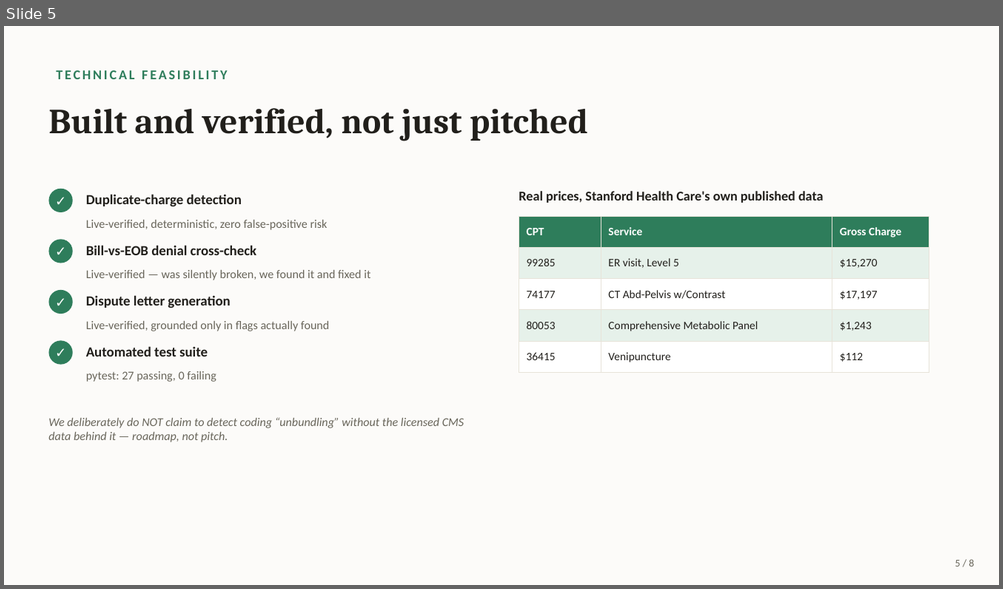
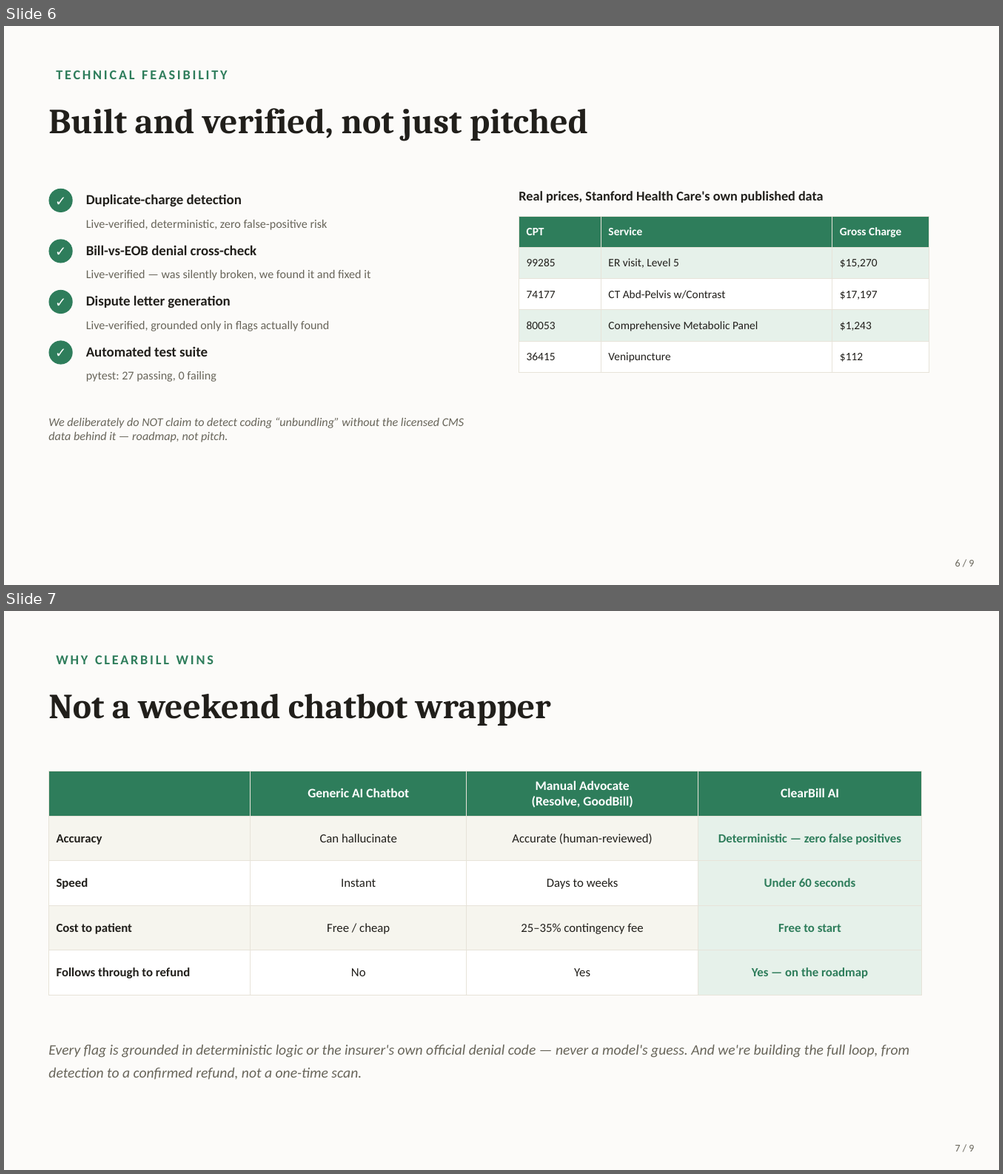
Before and after one commit to LuLu1016/clearbill-ai, a slide deck: pitch_deck/ClearBill_AI_Pitch_Deck.pptx. Shown one above the other, each under a label of ours: slide 5 before the commit, slides 6 and 7 after it. The pictures are 1003x589 and 1003x1174 pixels, drawn with LibreOffice and Linux fonts; fonts in the diff are those of the drawing. Boxes give left, top, right and bottom in pixels: in the first picture for what was removed or moved away, otherwise in the second. Text is boxed around its words. In the diff, an @@ line names an element or a change of style, - is before the commit and + after.

```diff
--- a/pitch_deck/ClearBill_AI_Pitch_Deck.pptx
+++ b/pitch_deck/ClearBill_AI_Pitch_Deck.pptx
@@ slide 7 added at (4,611,999,1170), background #FCFBF9 @@
@@ text added at (56,655,213,664), 13 pt, text #2E7D5B, bold @@
+WHY CLEARBILL WINS
@@ text added at (48,694,551,726), 34 pt, text #211F1B, bold @@
+Not a weekend chatbot wrapper
@@ table added at (48,772,922,982), 5 rows, 4 columns @@
+ | Generic AI Chatbot | Manual Advocate / (Resolve, GoodBill) | ClearBill AI
+Accuracy | Can hallucinate | Accurate (human-reviewed) | Deterministic — zero false positives
+Speed | Instant | Days to weeks | Under 60 seconds
+Cost to patient | Free / cheap | 25–35% contingency fee | Free to start
+Follows through to refund | No | Yes | Yes — on the roadmap
@@ text added at (48,1045,909,1080), 14 pt, text #68655A, italic @@
+Every flag is grounded in deterministic logic or the insurer's own official denial code — never a model's guess. And we're building the full loop, from detection to a confirmed refund, not a one-time scan.
@@ text added at (955,1145,973,1152), 10 pt, text #68655A @@
+7 / 9
@@ what was slide 5 is now slide 6 @@
@@ slide 6 changed as well @@
@@ text at (955,560,973,567): text changed @@
-5 / 8
+6 / 9
```
Also in this commit, not shown: 5 other slides changed, 2 other slides added, 2 slides removed, 2 other files.
